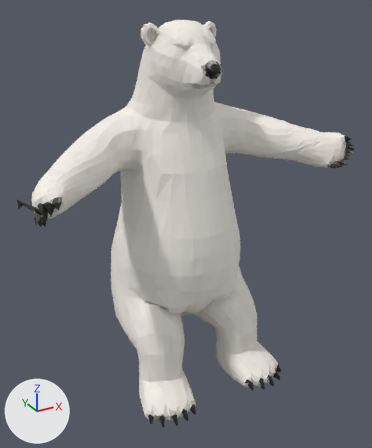
The glTF model assets/models/polar-bear/polar-bear.rig.glb: old version first, new version second.
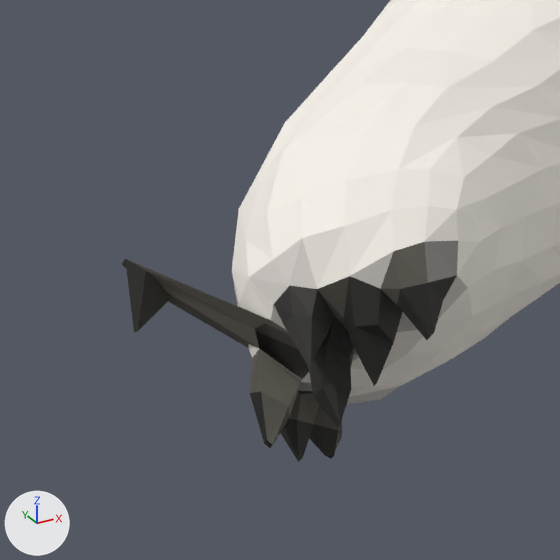
Each version appears first whole from a 50 mm camera at (-0.595, -1.127, 1.046) aimed at (-0.007, -0.058, 0.511), and next in a close-up on the part from 0% to 20% of the width and 37% to 54% of the height. Arrows for +X, +Y and +Z are at lower left; the lights stay in place. The first two pictures are the older version. Vertices at exactly the same position are counted once.

Names of what the first close-up shows: 'polar_bear.001'.
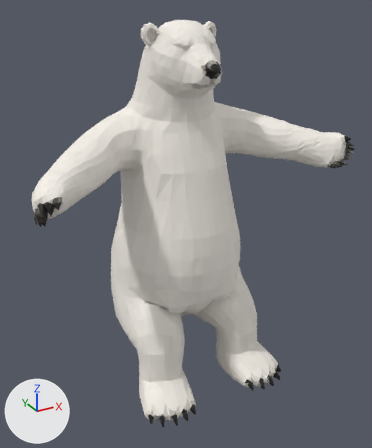
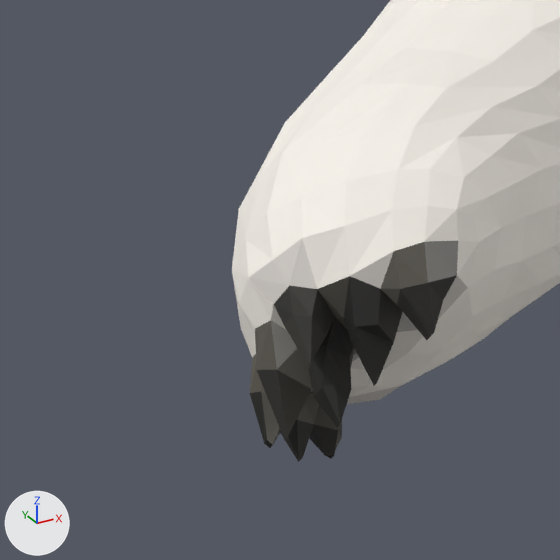
Location of each change, [x1, y1, x2, y2] in pixels of the close-ups (560 x 560 px; the box of a moved part takes in the faces that stretch with it):
'polar_bear.001', reshaped
    before: [122, 0, 560, 462]
    after: [232, 0, 560, 462]
part 1 of me_polar_bear, moved or reshaped
    before: [122, 259, 309, 379]
    after: [255, 320, 312, 440]

Diff of the bpy script that builds the scene:
```diff
--- a/assets/models/polar-bear/polar-bear.rig.glb.py
+++ b/assets/models/polar-bear/polar-bear.rig.glb.py
@@ me_polar_bear @@
 # used by ob_polar_bear_001; location = (0.0, 0.0, 0.0)
-me_polar_bear.from_pydata(...)  # 2754 vertices, 5504 faces; spans x -0.43..0.414, y -0.269..0.179, z 0.072..1.0
-me_polar_bear.vertices[448].co = (-0.423, -0.131, 0.671)
-me_polar_bear.vertices[449].co = (-0.418, -0.141, 0.672)
-me_polar_bear.vertices[450].co = (-0.43, -0.145, 0.665)  # pixel (137, 331)
-me_polar_bear.vertices[451].co = (-0.43, -0.143, 0.665)  # pixel (133, 332)
-me_polar_bear.vertices[1033].co = (-0.428, -0.135, 0.682)  # pixel (125, 258)
-me_polar_bear.vertices[1034].co = (-0.428, -0.128, 0.678)  # pixel (121, 264)
-me_polar_bear.vertices[1401].co = (-0.425, -0.142, 0.681)  # pixel (145, 270)
+me_polar_bear.from_pydata(...)  # 2754 vertices, 5504 faces; spans x -0.408..0.414, y -0.269..0.179, z 0.072..1.0
+# me_polar_bear part 1
+me_polar_bear.vertices[448].co = (-0.398, -0.186, 0.653)
+me_polar_bear.vertices[449].co = (-0.396, -0.191, 0.659)  # pixel (311, 389)
+me_polar_bear.vertices[450].co = (-0.405, -0.199, 0.65)  # pixel (287, 437)
+me_polar_bear.vertices[451].co = (-0.406, -0.198, 0.649)  # pixel (284, 440)
+me_polar_bear.vertices[1033].co = (-0.408, -0.185, 0.664)  # pixel (256, 370)
+me_polar_bear.vertices[1034].co = (-0.406, -0.182, 0.658)  # pixel (263, 386)
+me_polar_bear.vertices[1401].co = (-0.404, -0.191, 0.666)  # pixel (276, 369)
 me_polar_bear.materials.append(mat_fur)
```
